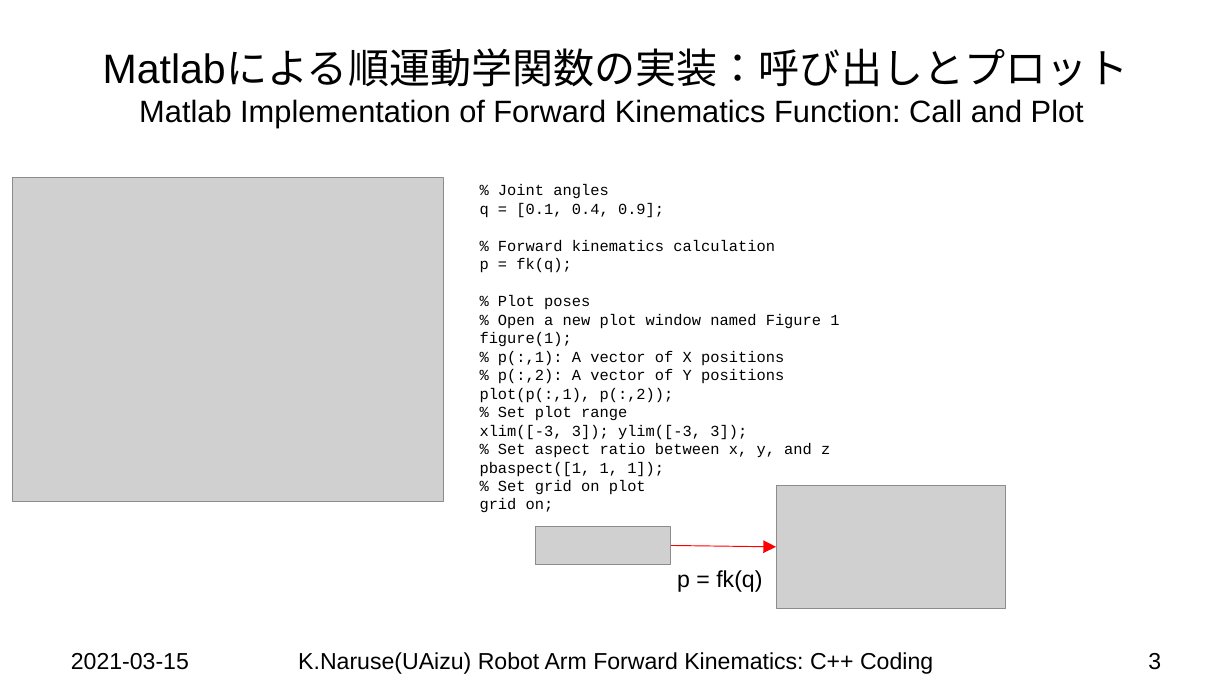
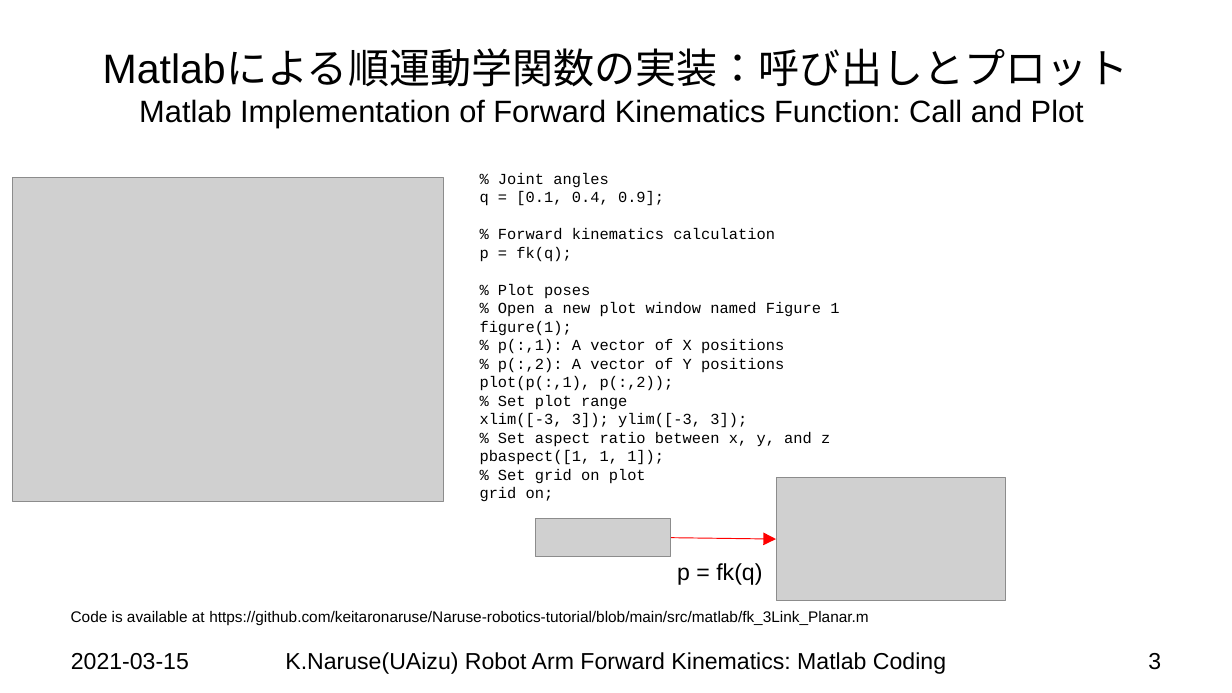
Before and after one commit to keitaronaruse/Naruse-robotics-tutorial, a slide deck: slide 3 of doc/slides/Robot-Arm-Forward-Kinematics-Matlab-Code.pptx. Drawn at 1232x693 pixels with LibreOffice and Linux fonts; fonts in the diff are those of the drawing; grey boxes stand for pictures; background and template pictures are left out. Boxes give left, top, right and bottom in pixels: in the first picture for what was removed or moved away, otherwise in the second. Text is boxed around its words. In the diff, an @@ line names an element or a change of style, - is before the commit and + after.

```diff
--- a/doc/slides/Robot-Arm-Forward-Kinematics-Matlab-Code.pptx
+++ b/doc/slides/Robot-Arm-Forward-Kinematics-Matlab-Code.pptx
@@ text "% Joint angles": place and size @@
-text "% Joint angles" at [480,184,839,512]
+text "% Joint angles" at [480,173,839,501]
@@ picture: place and size @@
-picture at [536,527,671,566]
+picture at [536,518,671,557]
@@ 1 text, 1 picture, 1 arrow: place and size @@
-1 text, 1 picture, 1 arrow at [670,485,1006,608]
+1 text, 1 picture, 1 arrow at [670,478,1006,601]
@@ text added at [71,611,868,625], 12 pt, text #000000 @@
+Code is available at https://github.com/keitaronaruse/Naruse-robotics-tutorial/blob/main/src/matlab/fk_3Link_Planar.m
@@ text at [285,652,946,674]: text changed @@
-K.Naruse(UAizu) Robot Arm Forward Kinematics: C++ Coding
+K.Naruse(UAizu) Robot Arm Forward Kinematics: Matlab Coding
```
Also in this commit, not shown: 3 other slides changed, 8 other files.
